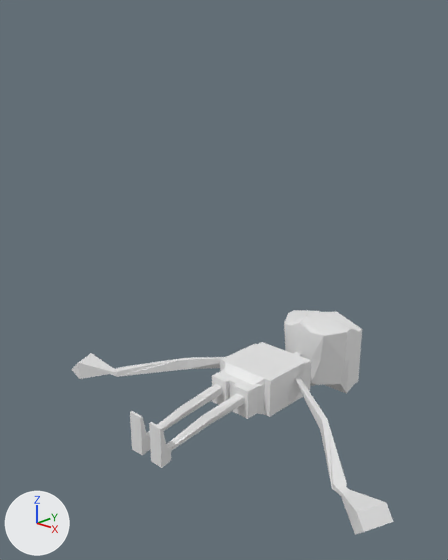
The Blender file TFCharacter.blend as it was, and as the next commit left it.
Both versions are drawn from a 50 mm camera at (2.76, -2.27, 2.51) aimed at (-0.05, 0.7, 1.12). The lights are fixed; the arrows at lower left show +X, +Y and +Z. Both versions are drawn at frame 30 of the action 'rig.001Action'; the numbers are the values there.
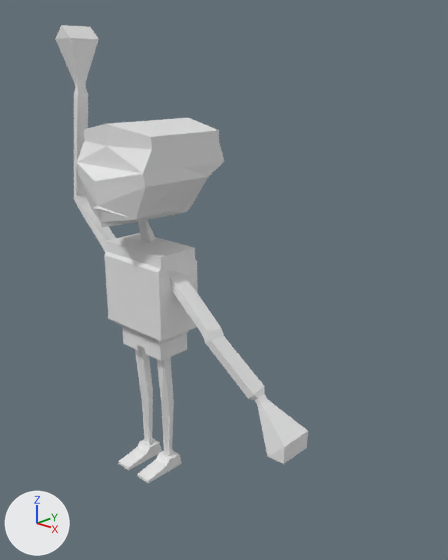
Changed parts and their boxes [x1, y1, x2, y2] in the pictures (448 x 560 px):
'Cube.001', posed (21% narrower, 103% taller)
    before: [71, 310, 393, 535]
    after: [55, 25, 308, 483]

What the commit changed:
Bone 'torso' (bone_torso) moves from (0.0, 0.75, -0.75) to (0.0, 0.0, 0.0).
Bone 'torso' (bone_torso) turns from (-90, 0, 0) to (0, 0, 0) degrees about its own x, y and z.
Bone 'forearm_tweak.R' (bone_forearm_tweak_r) moves from (0.0, 0.0, 0.0) to (0.194, -0.083, -0.134).
Bone 'hand_ik.L' (bone_hand_ik_l) moves from (0.0, 0.5, -1.25) to (-0.25, 0.0, -0.5).
Bone 'hand_ik.L' (bone_hand_ik_l) turns from (-18, -2, -13) to (-24, 7, 36) degrees about its own x, y and z.
Bone 'hand_ik.R' (bone_hand_ik_r) moves from (0.0, 0.5, -1.25) to (0.5, 0.0, 1.0).
Bone 'hand_ik.R' (bone_hand_ik_r) turns from (-18, 2, 13) to (39, -29, 68) degrees about its own x, y and z.
Bone 'foot_ik.L' (bone_foot_ik_l) turns from (-90, 0, 0) to (0, 0, 0) degrees about its own x, y and z.
Bone 'foot_ik.R' (bone_foot_ik_r) turns from (-90, 0, 0) to (0, 0, 0) degrees about its own x, y and z.
